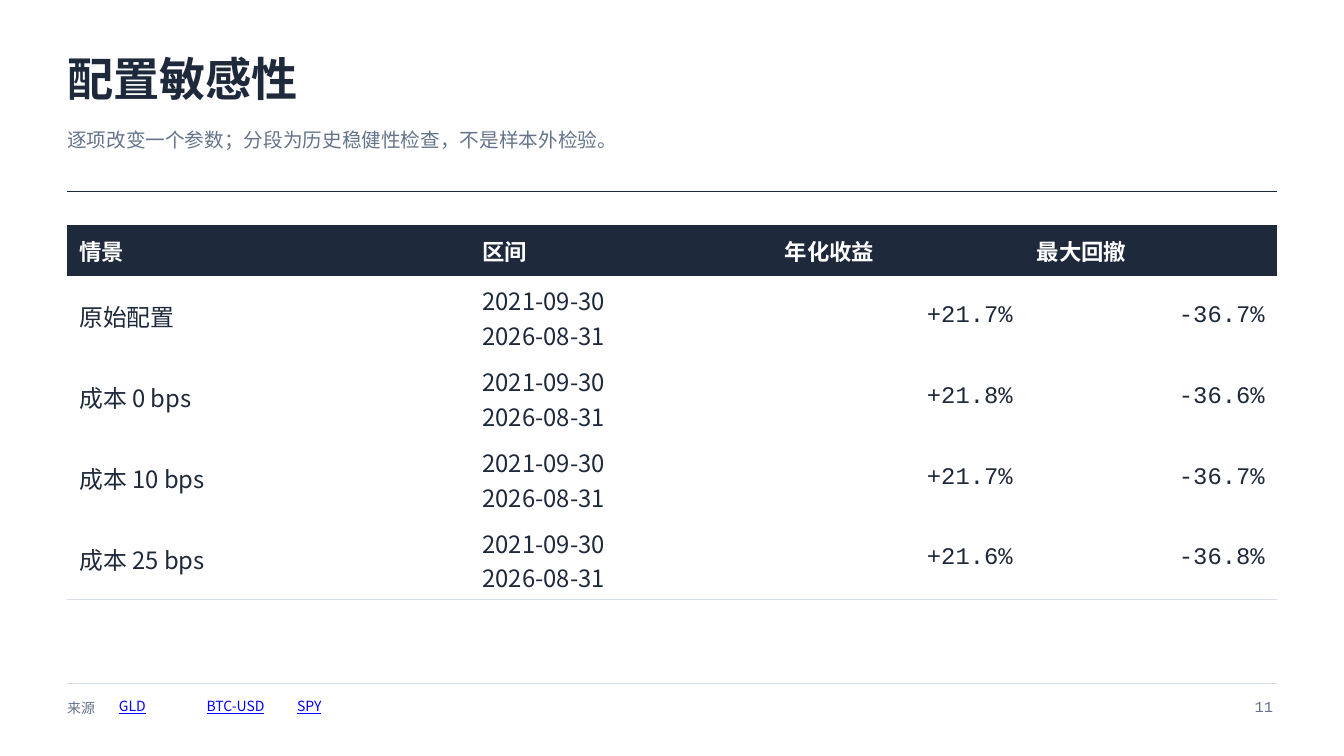
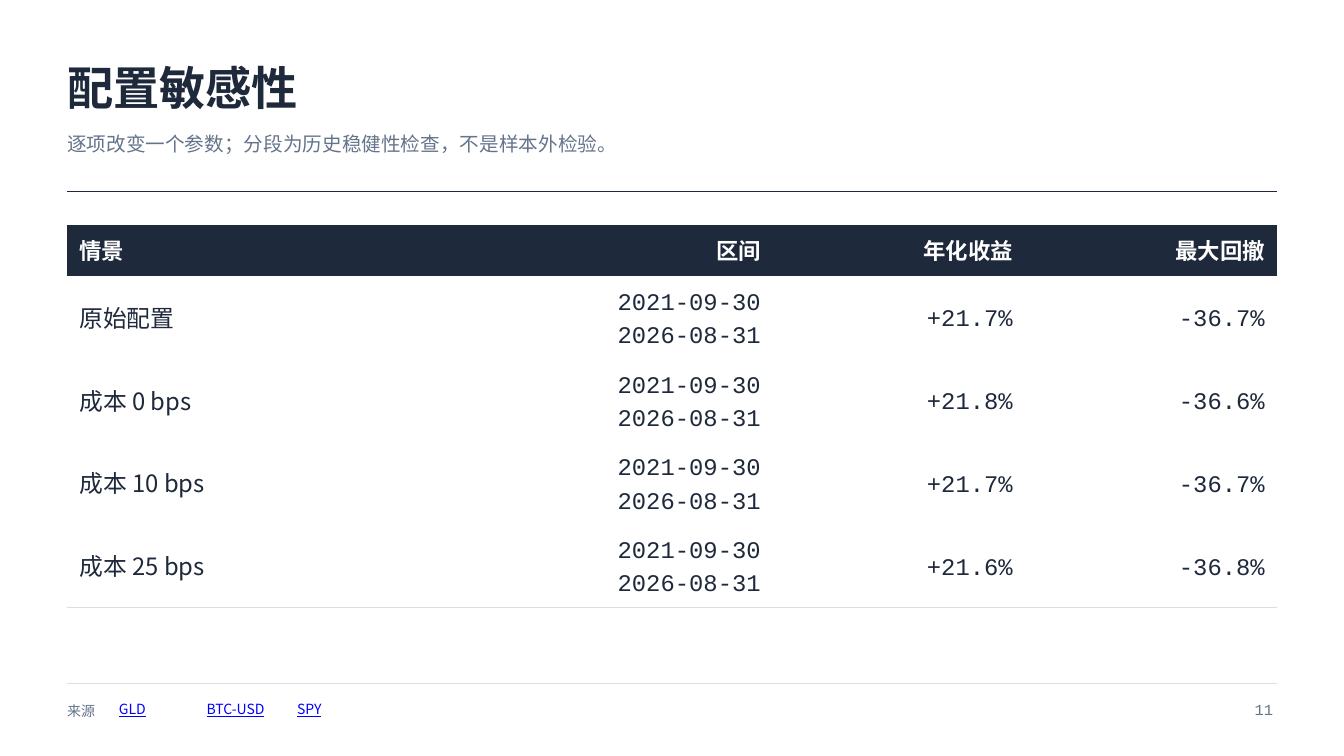
Before and after one commit to coetzeexu/evidence-research-agent, a slide deck: slide 11 of samples/gold-bitcoin/artifacts/report.pptx. Drawn at 1344x756 pixels with LibreOffice and Linux fonts; fonts in the diff are those of the drawing. Boxes give left, top, right and bottom in pixels: in the first picture for what was removed or moved away, otherwise in the second. Text is boxed around its words. In the diff, an @@ line names an element or a change of style, - is before the commit and + after.

Commit message:
fix: align slide columns and bound text layout

```diff
--- a/samples/gold-bitcoin/artifacts/report.pptx
+++ b/samples/gold-bitcoin/artifacts/report.pptx
@@ text "配置敏感性" at (x1=67, y1=65, x2=298, y2=109): line spacing 1 to 46.2pt; less space between paragraphs @@
@@ text "逐项改变一个参数；分段为历史稳健性检查，不是样本外检验。" at (x1=67, y1=134, x2=617, y2=154): line spacing 1 to 19.6pt; less space between paragraphs @@
@@ table at (x1=68, y1=225, x2=1277, y2=607) @@
@@ font Noto Sans CJK SC to Courier New in "2021-09-30", "2026-08-31", "2021-09-30", "2026-08-31" and 4 more places @@
@@ line spacing 1 to 22.4pt @@
@@ alignment left to right @@
@@ line spacing 1 to 23.8pt @@
@@ line spacing 1 to 14pt; less space between paragraphs in 4 elements at (x1=67, y1=704, x2=95, y2=717), (x1=119, y1=703, x2=146, y2=717), (x1=207, y1=703, x2=265, y2=717), (x1=297, y1=703, x2=321, y2=717) @@
@@ text "11" at (x1=1255, y1=705, x2=1273, y2=715): line spacing 1 to 15.4pt; less space between paragraphs @@
```
Also in this commit, not shown: 38 other slides changed, 9 other files.
